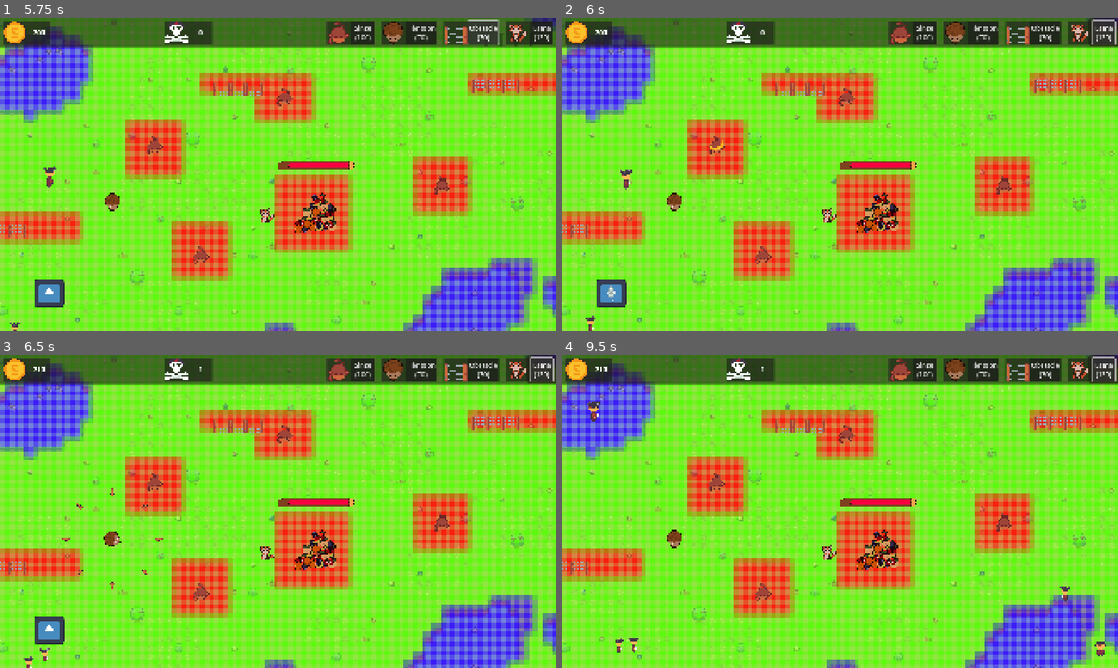
Above: before the commit, frames 1-4 (two rows, left to right).
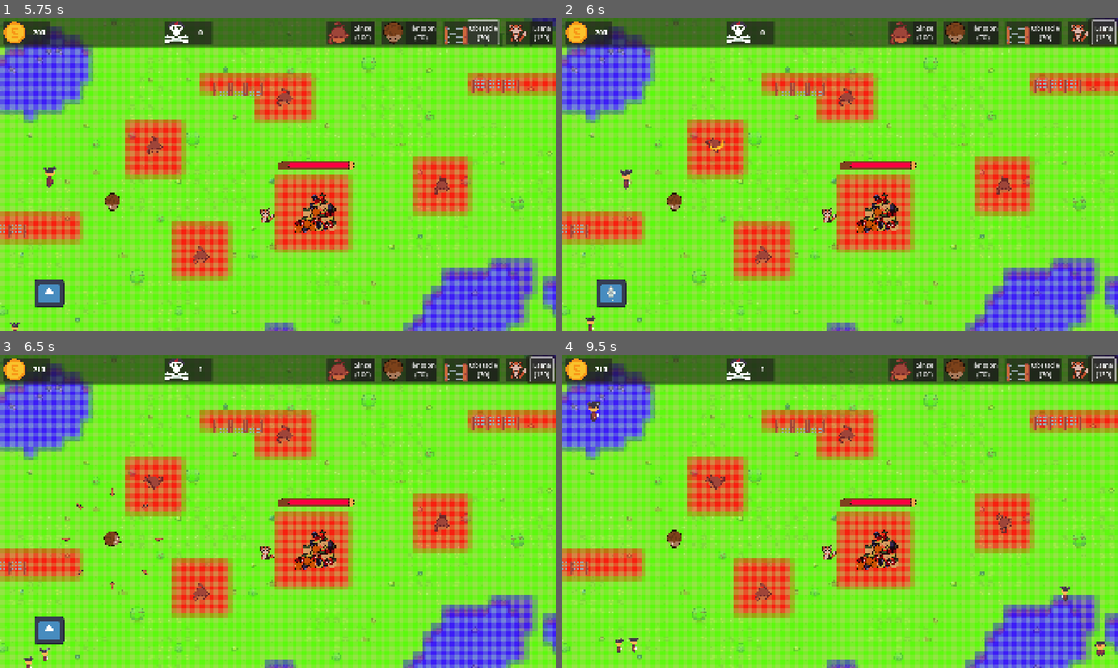
Above: after the commit, the same moments.

Repository: CreaJeu/PirateTowerDefense
Game: Godot game, scene res://scenes/main.tscn
Same seed, same stepped clock (60 frames per second), same inputs: the game is played once before the commit and once after it. The engine's default icon, where the game draws it, is replaced by a stand-in: a white triangle on a blue panel in a dark square.
Inputs:
- Up to frame 1 (5.75 s): click "Singe (100)" at 0.5 s; click "Hérisson (70)" at 1.25 s; click "Obstacle (70)" at 2 s; click "Lama (120)" at 2.75 s; click "Singe (100)" at 3.5 s; click "Hérisson (70)" at 4.25 s; click "Obstacle (70)" at 5 s
- Up to frame 2 (6 s): click "Lama (120)" at 5.75 s
- Up to frame 3 (6.5 s): no input
- Up to frame 4 (9.5 s): click "Singe (100)" at 6.5 s; click "Hérisson (70)" at 7.25 s; click "Obstacle (70)" at 8 s; click "Lama (120)" at 8.75 s

Frame 1 is identical in both runs. In frame 2, less than 0.1% of the frame differs, in the area x 25-30%, y 37-44%; in frame 3, less than 0.1%; in frame 4, 0.2%, in the area x 25-81%, y 37-57%.

Commit message:
Singe rotates toward enemy

Diff:
--- a/scenes/turret.tscn
+++ b/scenes/turret.tscn
@@ -17,6 +17,7 @@
 [node name="Turret" type="StaticBody2D"]
 script = ExtResource("1_el7wl")
 projectile_scene = ExtResource("2_485p4")
+rotation_speed = 20.0
 
 [node name="Button" type="Button" parent="."]
 visible = false
--- a/scripts/turret.gd
+++ b/scripts/turret.gd
@@ -9,6 +9,7 @@
 @export var restriction_height_tiles: int = 6
 @export var placed: bool = false
 @export var max_health: int = 20
+@export var rotation_speed: float = 10.0  # How quickly the turret rotates to face enemies
 
 var health: int
 var enemies_in_range: Array[Node2D] = []
@@ -27,6 +28,30 @@
 	if (placed):
 		$Button.show()
 	health = max_health
+
+func _process(delta):
+	# Handle rotation toward target if there are enemies
+	if not enemies_in_range.is_empty() and is_active:
+		var target = get_closest_enemy()
+		if target:
+			_rotate_toward(target, delta)
+
+func _rotate_toward(target: Node2D, delta: float):
+	# Calculate the angle to the target
+	var direction = (target.global_position - global_position).normalized()
+	var target_angle = direction.angle() - PI/2
+
+	# Get the current rotation
+	var current_angle = $Sprite2D.rotation
+
+	# Calculate the shortest rotation direction
+	var angle_diff = wrapf(target_angle - current_angle, -PI, PI)
+
+	# Apply smooth rotation
+	if abs(angle_diff) > 0.01:  # Small threshold to prevent jittering
+		$Sprite2D.rotation += sign(angle_diff) * min(rotation_speed * delta, abs(angle_diff))
+	else:
+		$Sprite2D.rotation = target_angle
 
 func place():
 	$Button.show()
